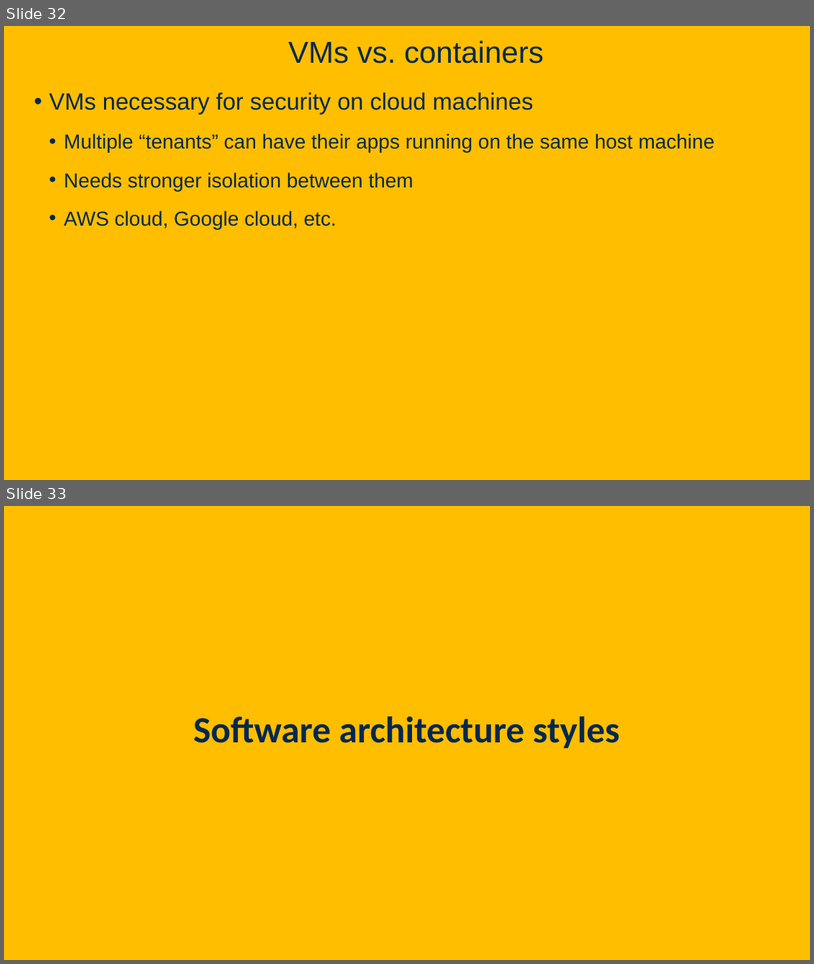
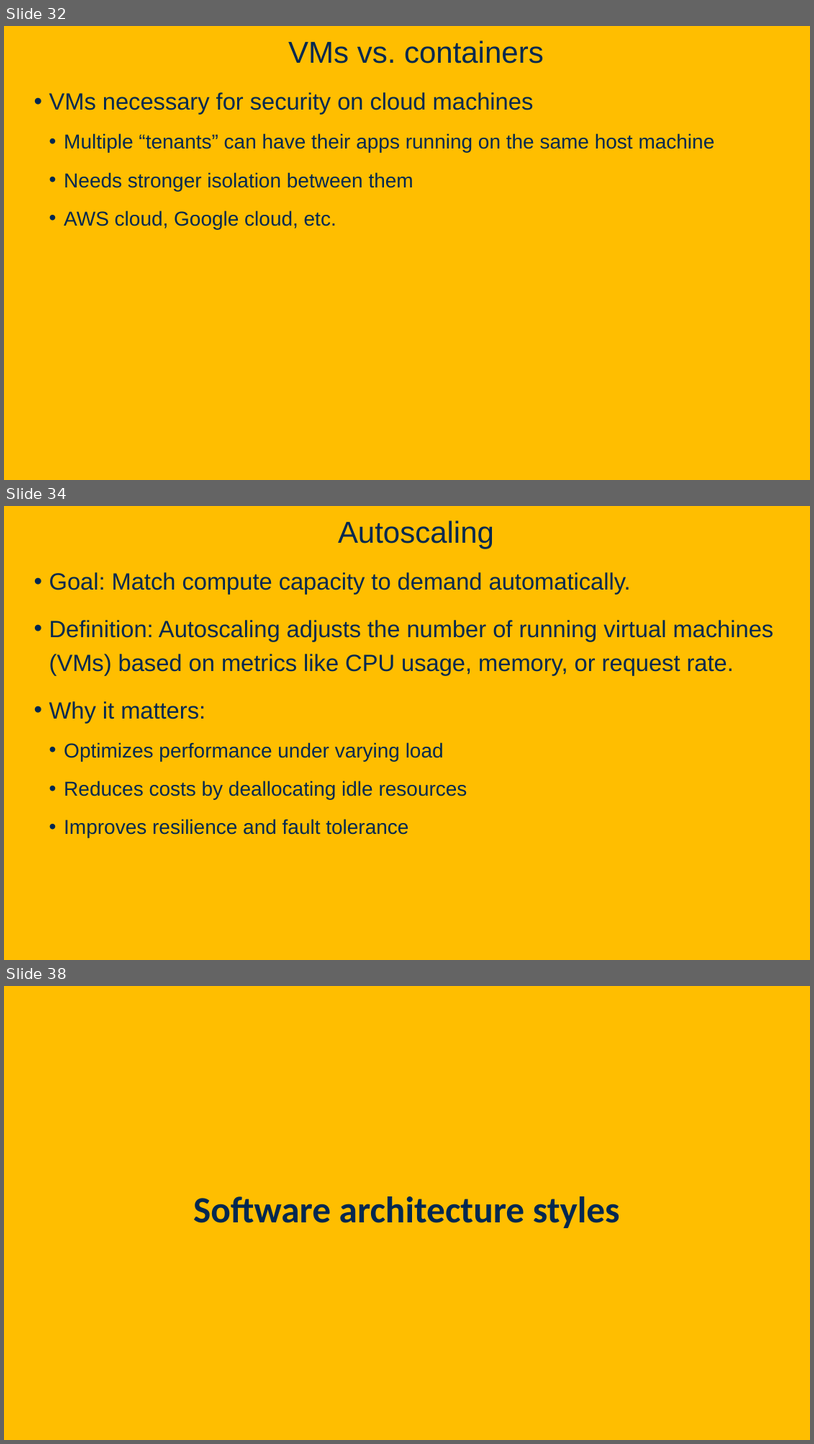
Before and after one commit to davsec-teaching/ecs160-f25, a slide deck: slides/6_software_architecture.pptx. Shown one above the other, each under a label of ours: slides 32 and 33 before the commit, slides 32, 34 and 38 after it; the slides between them are not shown. The pictures are 814x964 and 814x1444 pixels, drawn with LibreOffice and Linux fonts; fonts in the diff are those of the drawing; background and template pictures are left out. Boxes give left, top, right and bottom in pixels: in the first picture for what was removed or moved away, otherwise in the second. Text is boxed around its words. In the diff, an @@ line names an element or a change of style, - is before the commit and + after.

```diff
--- a/slides/6_software_architecture.pptx
+++ b/slides/6_software_architecture.pptx
@@ slide 34 added at bbox=[4, 506, 810, 960], background picture (left out) @@
@@ title added at bbox=[338, 520, 494, 548], 36 pt, text #022850 @@
+Autoscaling
@@ text added at bbox=[49, 572, 774, 837], 28 pt, text #022850 @@
+• Goal: Match compute capacity to demand automatically.
+• Definition: Autoscaling adjusts the number of running virtual machines (VMs) based on metrics like CPU usage, memory, or request rate.
+• Why it matters:
+  • Optimizes performance under varying load
+  • Reduces costs by deallocating idle resources
+  • Improves resilience and fault tolerance
@@ what was slide 33 is now slide 38 @@
```
Also in this commit, not shown: 13 slides changed, 4 other slides added, 1 other file.
